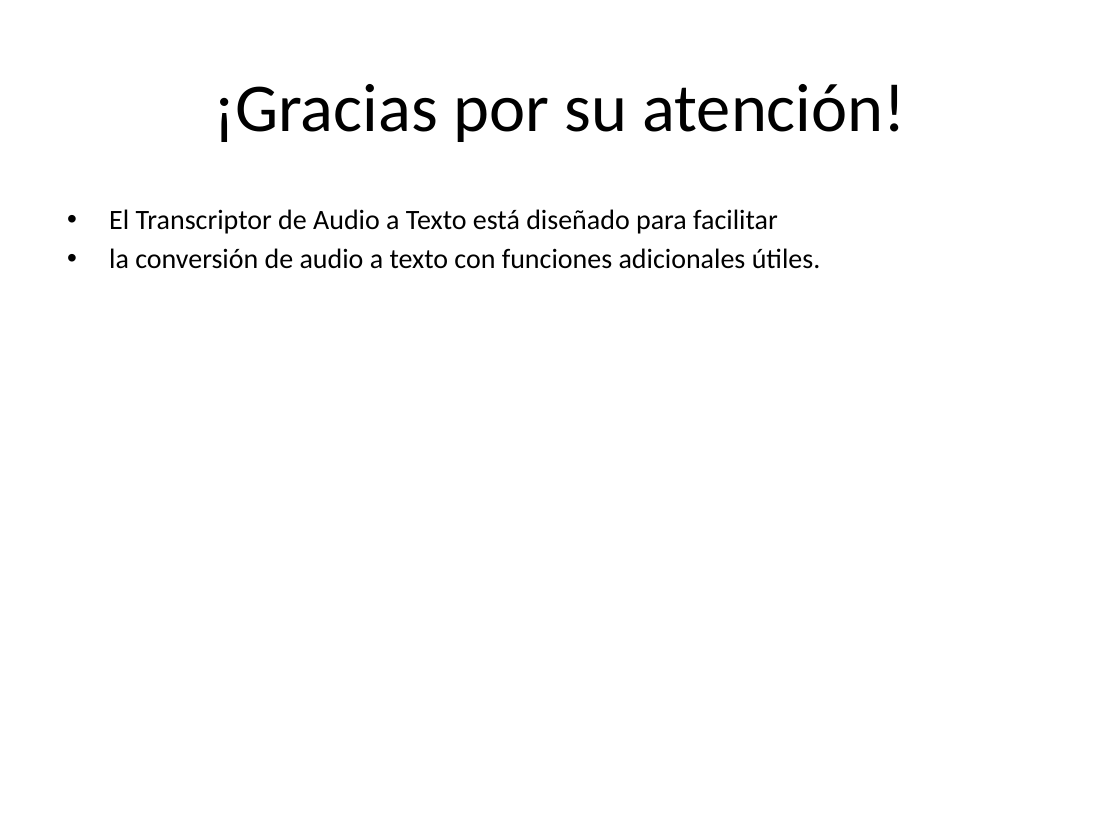
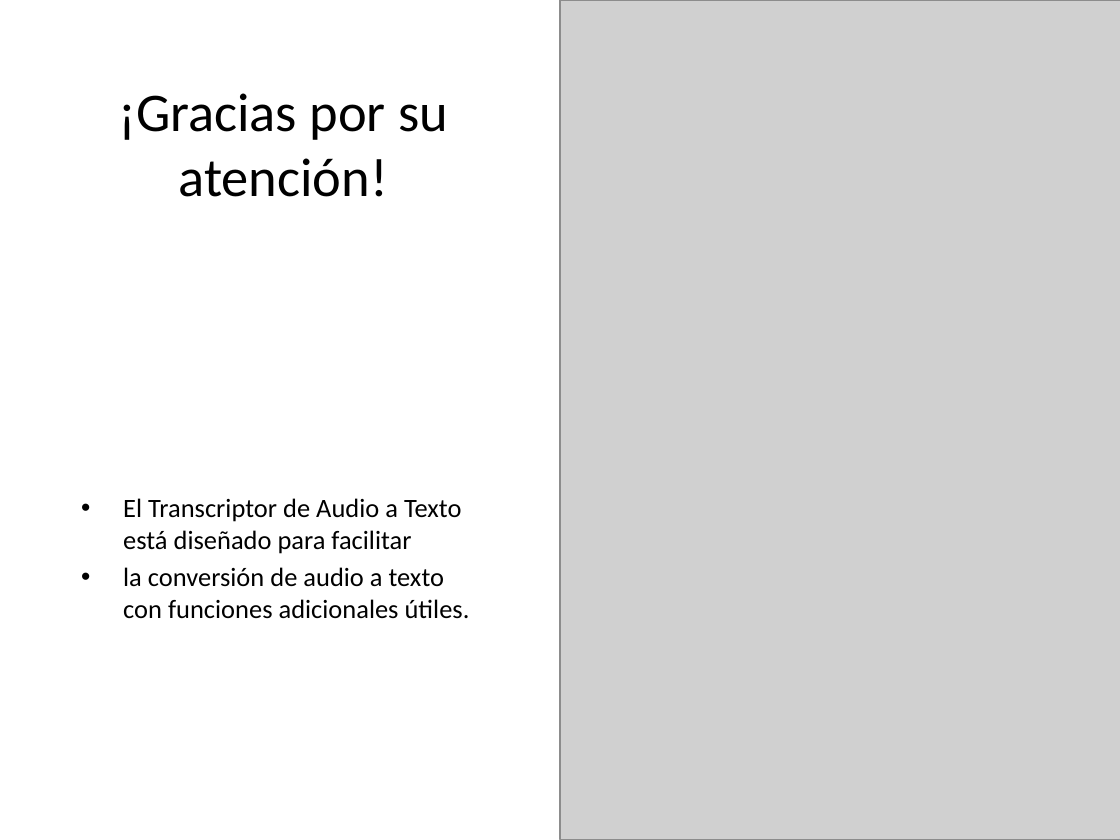
Before and after one commit to jonatha1992/Transcriptor, a slide deck: slide 8 of Presentacion_Transcriptor.pptx. Drawn at 1120x840 pixels with LibreOffice and Linux fonts; fonts in the diff are those of the drawing; grey boxes stand for pictures. Boxes give left, top, right and bottom in pixels: in the first picture for what was removed or moved away, otherwise in the second. Text is boxed around its words. In the diff, an @@ line names an element or a change of style, - is before the commit and + after.

```diff
--- a/Presentacion_Transcriptor.pptx
+++ b/Presentacion_Transcriptor.pptx
@@ rectangle added at [0, 0, 783, 280], fill #FFFFFF @@
@@ picture added at [560, 0, 1120, 840] @@
@@ title "¡Gracias por su atención!": place and size @@
-title "¡Gracias por su atención!" at [213, 84, 906, 142]
+title "¡Gracias por su atención!" at [118, 93, 448, 197]
@@ title "¡Gracias por su atención!" at [118, 93, 448, 197]: size 44 to 35 pt @@
@@ text "El Transcriptor de Audio a ...": place and size @@
-text "El Transcriptor de Audio a ..." at [109, 209, 821, 269]
+text "El Transcriptor de Audio a ..." at [123, 498, 470, 619]
@@ text "El Transcriptor de Audio a ..." at [123, 498, 470, 619]: size 18 to 17 pt; vertical alignment top to middle @@
```
Also in this commit, not shown: 7 other slides changed, 9 other files.
